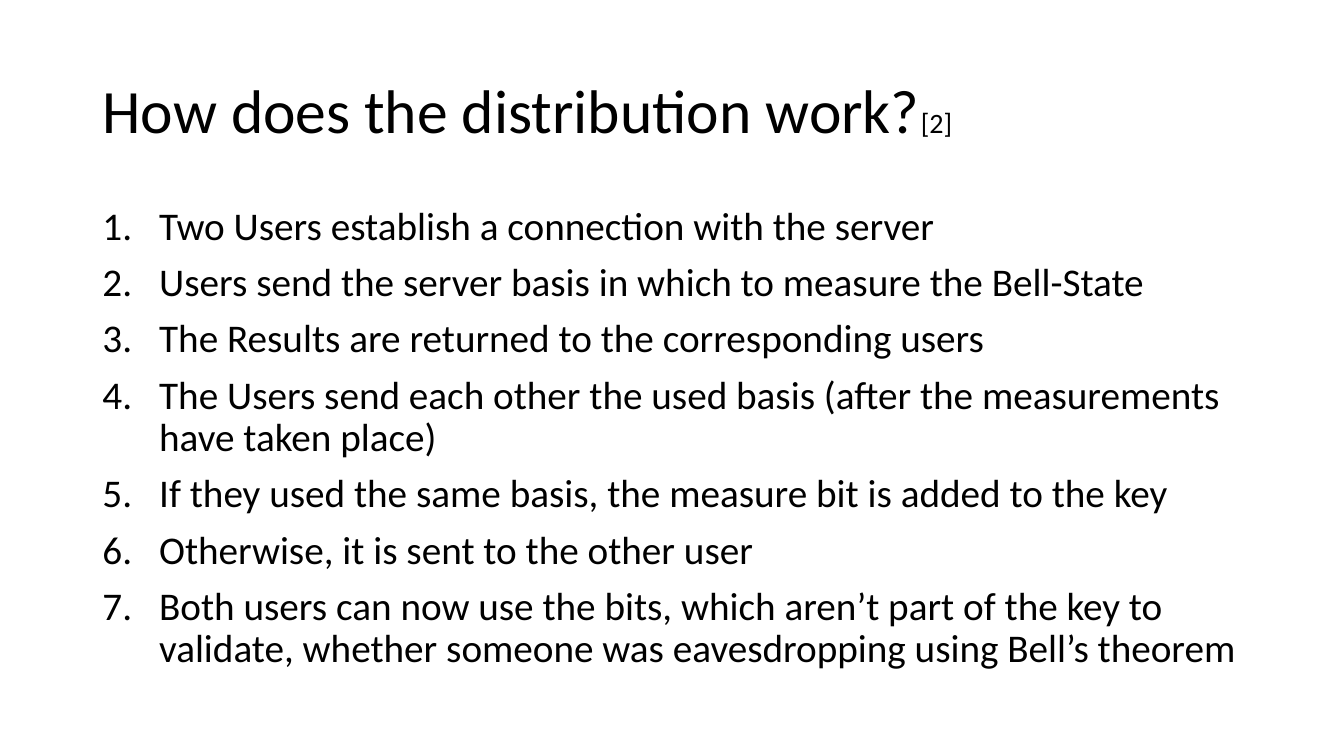
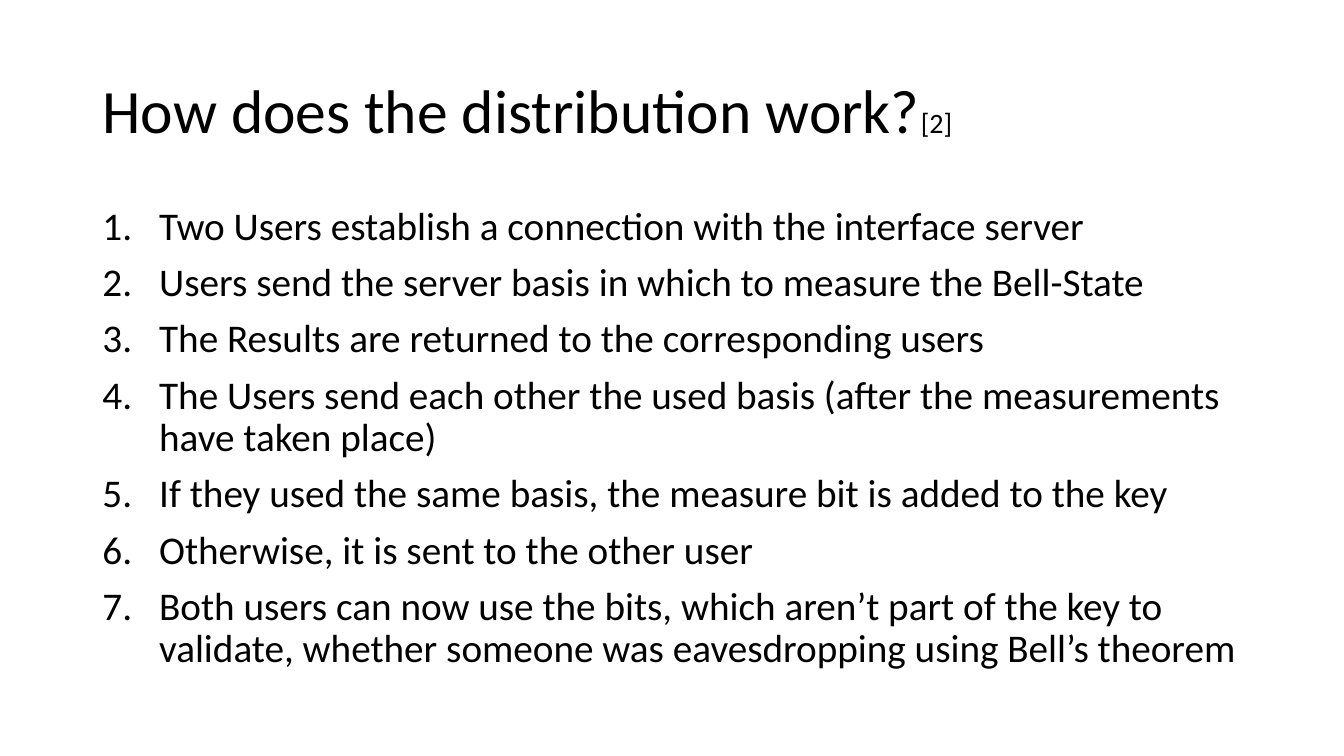
Before and after one commit to dsubedi753/iQuHack_E91, a slide deck: slide 4 of E91 Quantum Key Distribution Network.pptx. Drawn at 1344x756 pixels with LibreOffice and Linux fonts; fonts in the diff are those of the drawing. Boxes give left, top, right and bottom in pixels: in the first picture for what was removed or moved away, otherwise in the second. Text is boxed around its words. In the diff, an @@ line names an element or a change of style, - is before the commit and + after.

```diff
--- a/E91 Quantum Key Distribution Network.pptx
+++ b/E91 Quantum Key Distribution Network.pptx
@@ text at bbox=[159, 212, 1084, 241]: text changed @@
-1. Two Users establish a connection with the server
+1. Two Users establish a connection with the interface server
```
Also in this commit, not shown: 2 other slides changed, 1 slide added, 1 slide removed.
